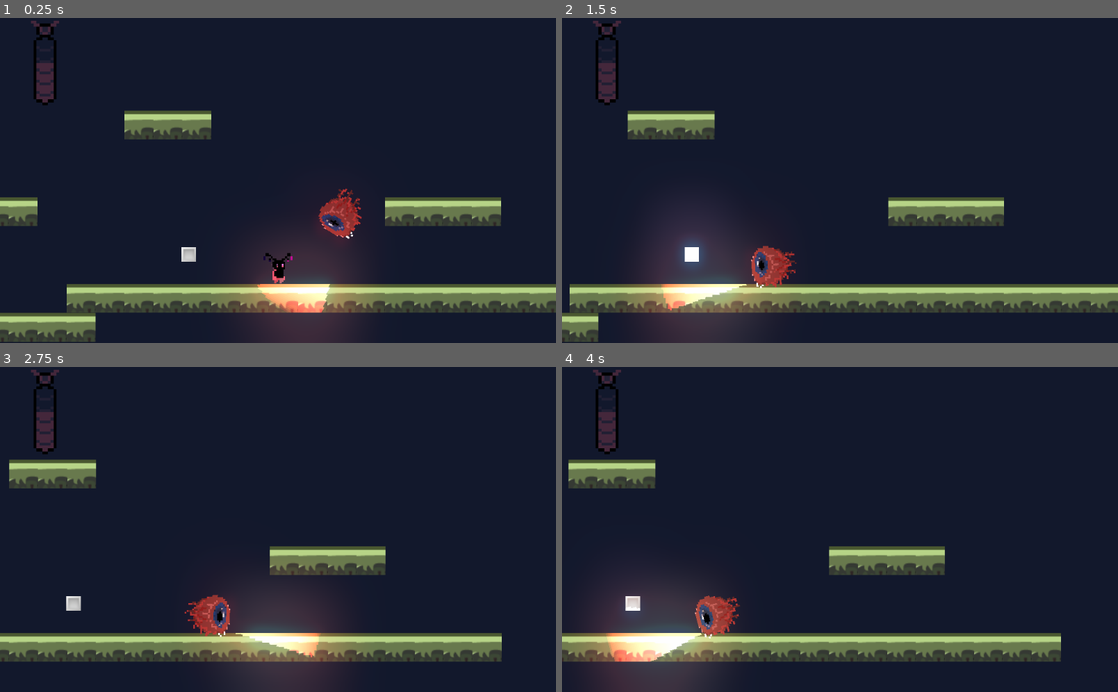
Above: before the commit, frames 1-4 (two rows, left to right).
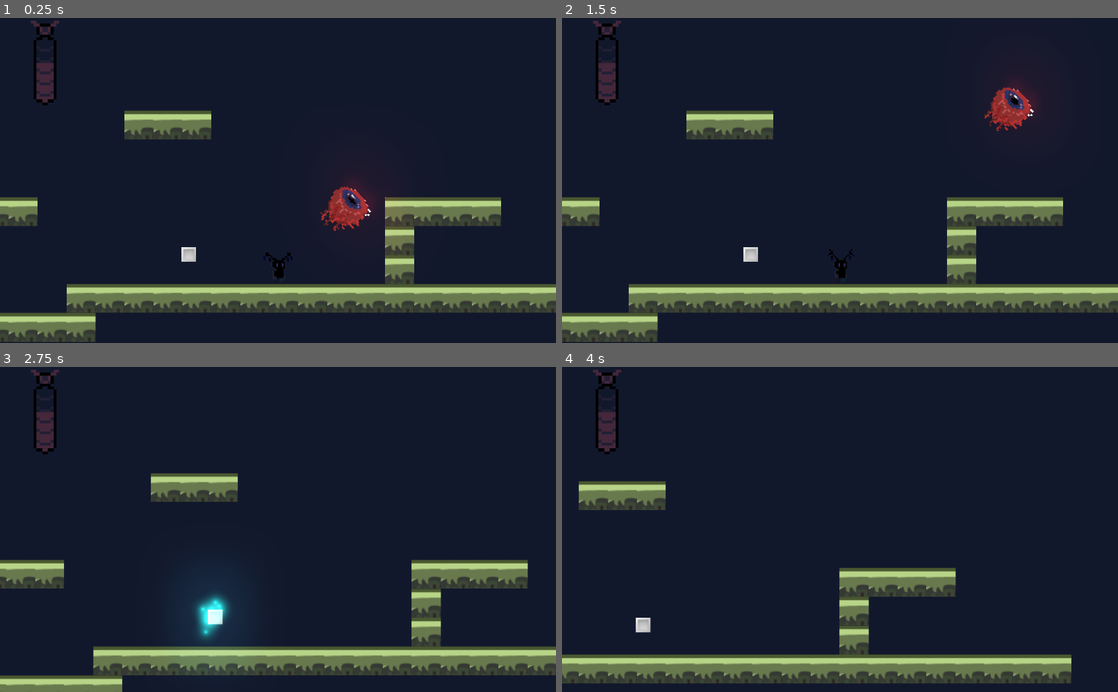
Above: after the commit, the same moments.

Repository: RPI-GameJamTeam/GodotProject
Game: Godot game, scene res://Scenes/MainScene.tscn
Two runs of this game, one before a commit and one after it. Both use one fixed random seed, a clock stepped at 60 frames per second and the inputs below.
Inputs:
- Up to frame 1 (0.25 s): no input
- Up to frame 2 (1.5 s): hold D (right) from 0.53 s (still down); tap Space (jump) at 0.6, 0.77, 1.07 s; tap Shift (dash) at 1.35 s
- Up to frame 3 (2.75 s): tap Space (jump) at 1.52, 1.55, 1.82, 2.1 s; release D (right) at 2.03 s; hold A (left) from 2.03 s (still down)
- Up to frame 4 (4 s): release A (left) at 2.78 s; hold D (right) from 2.78 s (still down); tap Shift (dash) at 2.85 s; tap Space (jump) at 3.02, 3.05, 3.32, 3.6, 3.77 s

The runs differ from the first frame. In frame 1, 7.7% of the frame differs, in the area x 42-75%, y 50-100%; in frame 2, 16%; in frame 3, 25%, in the area x 0-100%, y 28-100%; in frame 4, 23%.

Commit message:
Earth controller

Diff:
--- a/Game Jam/Scenes/Level.tscn
+++ b/Game Jam/Scenes/Level.tscn
@@ -37,4 +37,4 @@
 cell_size = Vector2( 32, 32 )
 show_collision = true
 format = 1
-tile_data = PoolIntArray( -327686, 0, 0, -327685, 0, 0, -327 …(76 unchanged characters)… 04, 0, 0, -196603, 0, 0, -196602, 0, 0, 65528, 0, 0, 65529, 0, 0, 65530, 0, 0, 6 …(248 unchanged characters)…
+tile_data = PoolIntArray( -327686, 0, 0, -327685, 0, 0, -327 …(76 unchanged characters)… 04, 0, 0, -196603, 0, 0, -196602, 0, 0, -131069, 0, 0, -65533, 0, 0, 65528, 0, 0, 65529, 0, 0, 65530, 0, 0, 6 …(248 unchanged characters)…
--- a/Game Jam/Scenes/Player.tscn
+++ b/Game Jam/Scenes/Player.tscn
@@ -75,4 +75,16 @@
 
 [node name="AnimatedSprite" parent="." instance=ExtResource( 1 )]
 animation = "run"
-frame = 2
+frame = 0
+
+[node name="UpCast" type="RayCast2D" parent="."]
+cast_to = Vector2( 0, -10 )
+
+[node name="DownCast" type="RayCast2D" parent="."]
+cast_to = Vector2( 0, 10 )
+
+[node name="LeftCast" type="RayCast2D" parent="."]
+cast_to = Vector2( -7, 0 )
+
+[node name="RightCast" type="RayCast2D" parent="."]
+cast_to = Vector2( 7, 0 )
--- a/Game Jam/Scripts/Enemy.gd
+++ b/Game Jam/Scripts/Enemy.gd
@@ -15,7 +15,7 @@
 	state = State.IDLE
 
 func _physics_process(delta):
-	var targetPoint = Vector2()
+	var targetPoint = Vector2(1000, -1000)
 	var moveDir = (targetPoint - position).normalized()
 	var movement = moveDir * FLY_FORCE
 
--- a/Game Jam/Scripts/PickUp.gd
+++ b/Game Jam/Scripts/PickUp.gd
@@ -1,8 +1,8 @@
 extends Area2D
 
 
-enum ElementState { PARTICLE, WATER, FIRE, AIR, GROUND }
-var type = ElementState.GROUND
+enum ElementState { PARTICLE, WATER, FIRE, AIR, EARTH }
+var type = ElementState.EARTH
 
 func _on_PickUp_body_entered(body):
 	if body.is_in_group("Player"):
--- a/Game Jam/Scripts/Player.gd
+++ b/Game Jam/Scripts/Player.gd
@@ -1,15 +1,16 @@
 extends KinematicBody2D
 
-const WALK_FORCE = 400
+const WALK_FORCE = 450
 const WALK_MAX_SPEED = 200
 const STOP_FORCE = 2600
 const JUMP_SPEED = 400
 
 var velocity = Vector2()
 var input = Vector2()
+var gravityDir = Vector2()
 var spawnPos = Vector2()
 
-enum ElementState { PARTICLE, WATER, FIRE, AIR, GROUND }
+enum ElementState { PARTICLE, WATER, FIRE, AIR, EARTH }
 var state
 
 signal ElementTransition(value)
@@ -43,6 +44,14 @@
 func _physics_process(delta):
 	get_input()
 
+	if state == ElementState.EARTH:
+		if input.x > 0 and $RightCast.is_colliding():
+			# jump to right wall
+			rotation += deg2rad(-90)
+		elif input.x < 0 and $LeftCast.is_colliding():
+			# jump to left wall
+			rotation += deg2rad(90)
+
 	var walk = input.x * WALK_FORCE
 
 	if state != ElementState.AIR:
@@ -57,7 +66,6 @@
 			$AnimatedSprite.play("run")
 	else:
 		velocity += input * WALK_FORCE * delta * 0.25
-
 
 	if walk < 0:
 		$AnimatedSprite.scale.x = -1
@@ -76,19 +84,24 @@
 		else:
 			velocity.x = clamp(velocity.x, -WALK_MAX_SPEED, WALK_MAX_SPEED)
 
+	# apply gravity
+	var gravityVector = Vector2()
 	if state != ElementState.AIR:
-		if (velocity.y < 0):
-			velocity.y += gravity * 4 * delta * 2
-		else:
-			velocity.y += gravity * 4 * delta * 2
+		if state == ElementState.EARTH and !$DownCast.is_colliding() or state != ElementState.EARTH:
+			gravityVector += gravity * 4 * delta * 2 * Vector2(0, 1).rotated(rotation)
 
 	if state == ElementState.AIR:
 		velocity = move_and_slide(velocity, Vector2.UP)
+	elif state == ElementState.EARTH:
+		var down = Vector2(0, 1).rotated(rotation)
+		var dir = velocity.rotated(rotation)
+		var temp = move_and_slide_with_snap(dir + gravityVector, down, -down)
+		velocity = temp.rotated(-rotation)
 	else:
-		velocity = move_and_slide_with_snap(velocity, Vector2.DOWN, Vector2.UP)
+		velocity = move_and_slide_with_snap(velocity + gravityVector, Vector2.DOWN, Vector2.UP)
 
-	if is_on_floor() and Input.is_action_just_pressed("jump") and state != ElementState.WATER and state != ElementState.AIR:
-		velocity.y = -JUMP_SPEED
+	if $DownCast.is_colliding() and Input.is_action_just_pressed("jump") and state != ElementState.WATER and state != ElementState.AIR:
+		velocity += -JUMP_SPEED * Vector2(0, 1)
 
 	if state == ElementState.AIR:
 		for i in get_slide_count():
